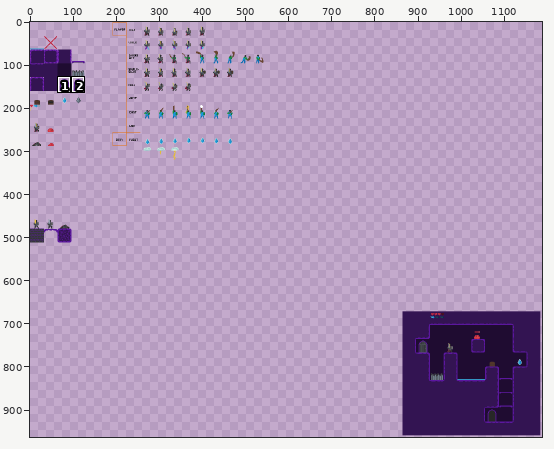
Sprite sheet, stored at resources/images/spritesheet.png. The first picture is a wide view before the edit; the outline marks the close-up.
Close-up. As it was:
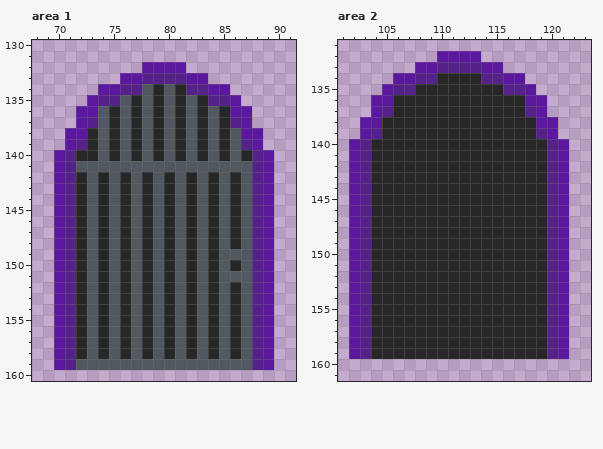
The file is 1280x1280 pixels. Pixels under 10% opacity are left out. Colours within 5 levels of each other are drawn and written as one. Shown: area 1: x 68..91, y 130..160; area 2: x 101..123, y 131..161. The wide view leaves out empty margins. The commit also changed other parts of the picture, which this record leaves out.
Now the later version:
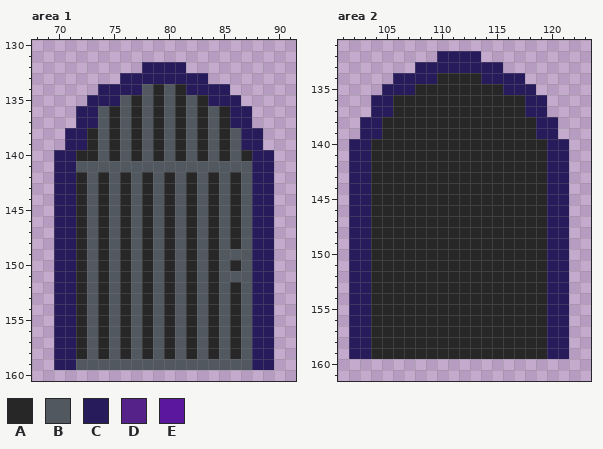
Palette (. is transparent): A #272727  B #515860  C #281b5b  D #542289  E #5b179e
The exact change:
Area 1:
y 132: x 78..81 EEEE -> CCCC
y 133: x 76..83 EEDDDDEE -> CCCCCCCC
y 134: x 74..77 EEDD -> CCCC; x 82..85 DDEE -> CCCC
y 135: x 73..75 EDD -> CCC; x 84..86 DDE -> CCC
y 136: x 72..73 EE -> CC; x 86..87 EE -> CC
y 137: x 72..73 ED -> CC; x 86..87 DE -> CC
y 138: x 71..72 EE -> CC; x 87..88 EE -> CC
y 139: x 71..72 ED -> CC; x 87..88 DE -> CC
y 140..159: x 70..71 ED -> CC; x 88..89 DE -> CC
Area 2:
y 132: x 110..113 EEEE -> CCCC
y 133: x 108..115 EEDDDDEE -> CCCCCCCC
y 134: x 106..109 EEDD -> CCCC; x 114..117 DDEE -> CCCC
y 135: x 105..107 EDD -> CCC; x 116..118 DDE -> CCC
y 136: x 104..105 EE -> CC; x 118..119 EE -> CC
y 137: x 104..105 ED -> CC; x 118..119 DE -> CC
y 138: x 103..104 EE -> CC; x 119..120 EE -> CC
y 139: x 103..104 ED -> CC; x 119..120 DE -> CC
y 140..159: x 102..103 ED -> CC; x 120..121 DE -> CC
